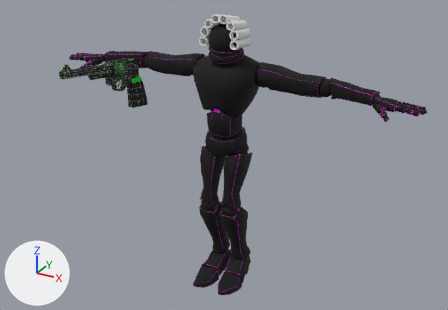
Two versions of the FBX model The_Hope_Frigate_Massacre/Assets/Animation/Player/Aim2_Upperbod.fbx, one commit apart.
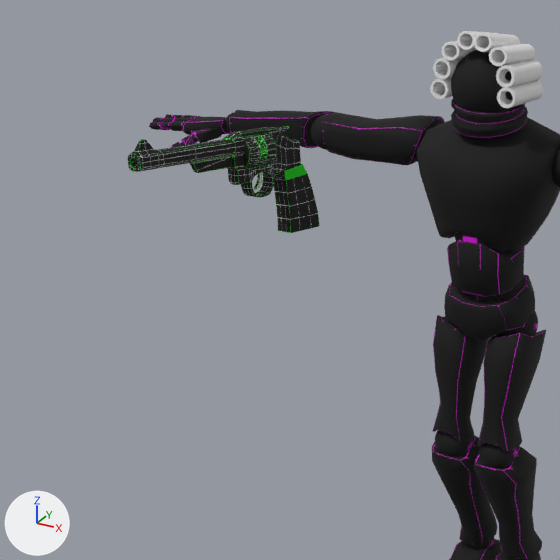
There are two pictures of each version: one whole from a camera (50 mm lens) standing at (1.49, -2.74, 2.14) and looking at (0.17, -0.33, 0.94), one close up on the part from 0% to 58% of the width and 0% to 83% of the height. Lighting does not change. The marker at lower left points along +X, +Y and +Z. Where no turn or scale is listed for an object, it has been applied to the vertices.

The first close-up shows 'GUn', 'Gideon', 'Wig'.
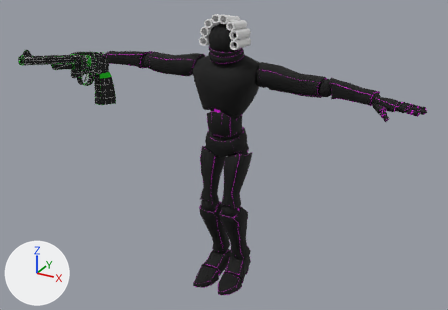
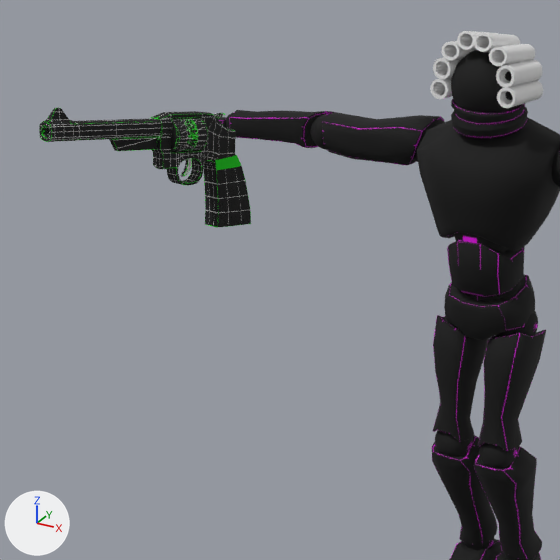
Where the change shows, as pixel boxes (x1, y1, x2, y2) in the close-ups (560 x 560 px):
'GUn', moved, turned: before (128, 126, 320, 233); after (39, 108, 251, 228)

The change in detail:
Object 'GUn' (ob_gun) moves from (-0.178, -0.628, 1.396) to (-0.185, -0.822, 1.471).
Object 'GUn' (ob_gun) turns from (85, -4.8, -8) to (80, -2.8, -9.3) degrees about x, y and z.
